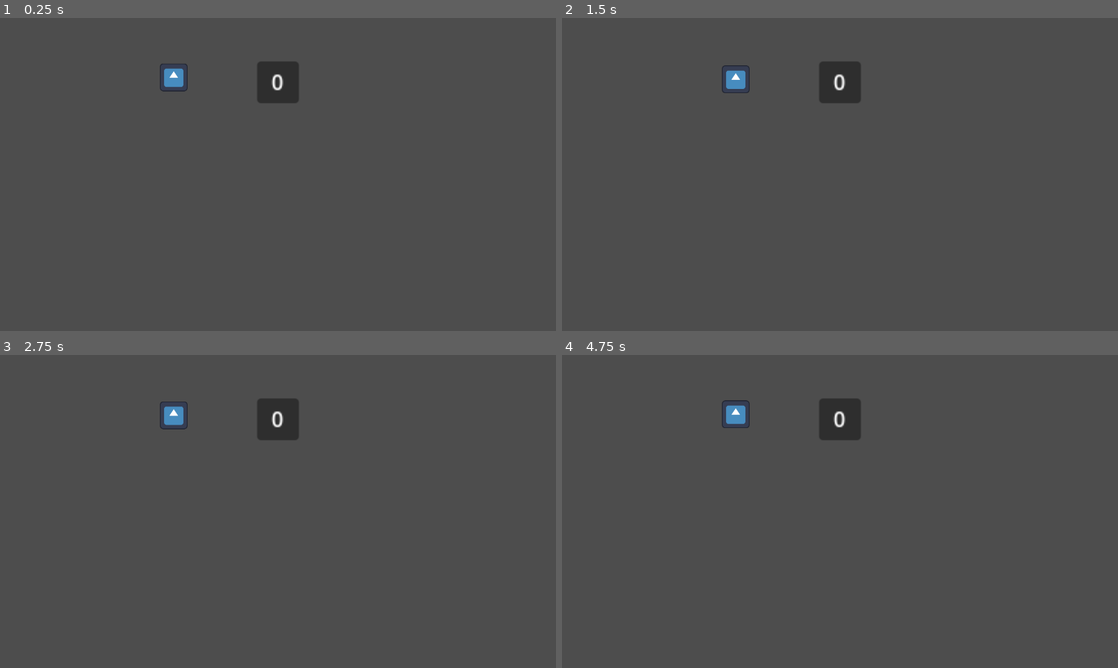
Above: before the commit, frames 1-4 (two rows, left to right).
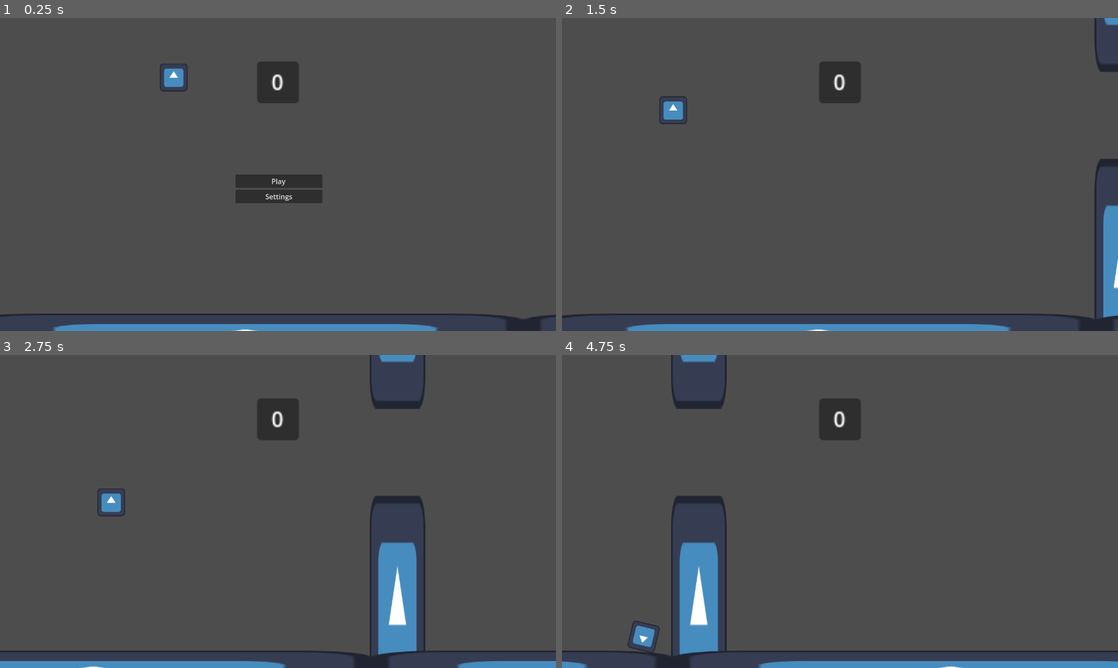
Above: after the commit, the same moments.

Repository: PerroBetto/FlappyLearn-Flappy-bird-clone-to-learn-GODOT-
Game: Godot game, scene res://Scenes/menu.tscn
Same seed, same stepped clock (60 frames per second), same inputs: the game is played once before the commit and once after it. The engine's default icon, where the game draws it, is replaced by a stand-in: a white triangle on a blue panel in a dark square.
Inputs (mouse positions are in pixels of both pictures, inside the frame that each line leads up to):
- Up to frame 1 (0.25 s): no input
- Up to frame 2 (1.5 s): click (840, 196) at 0.5 s, where only the run after the commit has a clickable "Settings"; click (840, 180) at 1.25 s, where only the run after the commit has a clickable "Play"
- Up to frame 3 (2.75 s): tap Enter (ui_accept) at 2, 2.27 s
- Up to frame 4 (4.75 s): tap Enter (ui_accept) at 3.02, 4.52 s

The runs differ from the first frame. In frame 1, 3.7% of the frame differs, in the area x 0-100%, y 50-100%; in frame 2, 4.4%; in frame 3, 6.6%, in the area x 0-100%, y 0-100%; in frame 4, 6.6%.

Commit message:
added buttons to Menu.tscn, Play button that changes scene to level scene to allow the game to be played through the menu

Diff:
--- a/Scenes/menu.tscn
+++ b/Scenes/menu.tscn
@@ -1,12 +1,47 @@
-[gd_scene load_steps=4 format=3 uid="uid://8wfunbx3p8jo"]
+[gd_scene load_steps=6 format=3 uid="uid://8wfunbx3p8jo"]
 
 [ext_resource type="Script" uid="uid://cgygkapifp5hi" path="res://Scripts/mainMenu.gd" id="1_xhh6f"]
 [ext_resource type="PackedScene" uid="uid://740lwoma4etc" path="res://Scenes/UI/score_board_ui.tscn" id="2_cayip"]
 [ext_resource type="PackedScene" uid="uid://ca5f6tamdqp4b" path="res://Scenes/bird/bird.tscn" id="3_cayip"]
+[ext_resource type="Script" uid="uid://crs18af621utf" path="res://Scenes/menu_options.gd" id="3_wwsa2"]
+[ext_resource type="PackedScene" uid="uid://bdf1rixw20yod" path="res://Scenes/wall/floor.tscn" id="4_158mb"]
 
 [node name="Menu" type="Node"]
 script = ExtResource("1_xhh6f")
 
 [node name="ScoreBoardUI" parent="." instance=ExtResource("2_cayip")]
 
+[node name="MenuOptions" type="Control" parent="."]
+layout_mode = 3
+anchors_preset = 5
+anchor_left = 0.5
+anchor_right = 0.5
+offset_left = -638.0
+offset_right = 642.0
+offset_bottom = 720.0
+grow_horizontal = 2
+size_flags_horizontal = 4
+script = ExtResource("3_wwsa2")
+
+[node name="VBoxContainer" type="VBoxContainer" parent="MenuOptions"]
+layout_mode = 0
+offset_left = 540.0
+offset_top = 360.0
+offset_right = 740.0
+offset_bottom = 660.0
+
+[node name="Play" type="Button" parent="MenuOptions/VBoxContainer"]
+layout_mode = 2
+text = "Play"
+
+[node name="Button" type="Button" parent="MenuOptions/VBoxContainer"]
+layout_mode = 2
+text = "Settings
+"
+
 [node name="bird" parent="." instance=ExtResource("3_cayip")]
+
+[node name="Floor" parent="." instance=ExtResource("4_158mb")]
+position = Vector2(640, 744)
+
+[connection signal="pressed" from="MenuOptions/VBoxContainer/Play" to="MenuOptions" method="_on_play_pressed"]
--- /dev/null
+++ b/Scenes/menu_options.gd
@@ -0,0 +1,6 @@
+extends Control
+
+
+
+func _on_play_pressed() -> void:
+	get_tree().change_scene_to_file("res://Scenes/level.tscn")
Not shown, added: Scenes/menu_options.gd.uid
